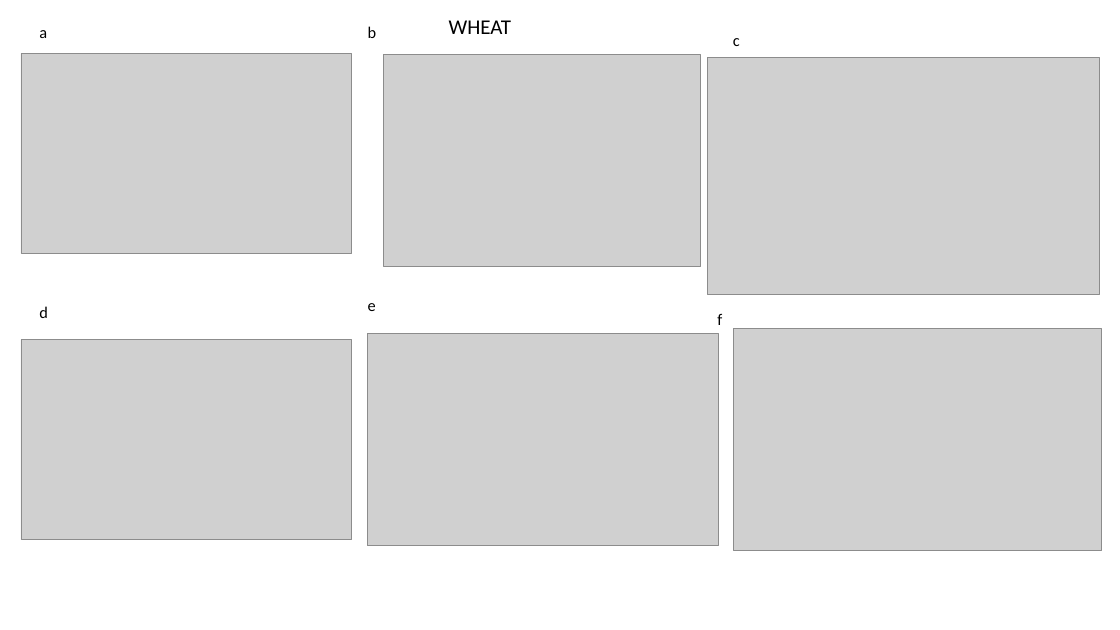
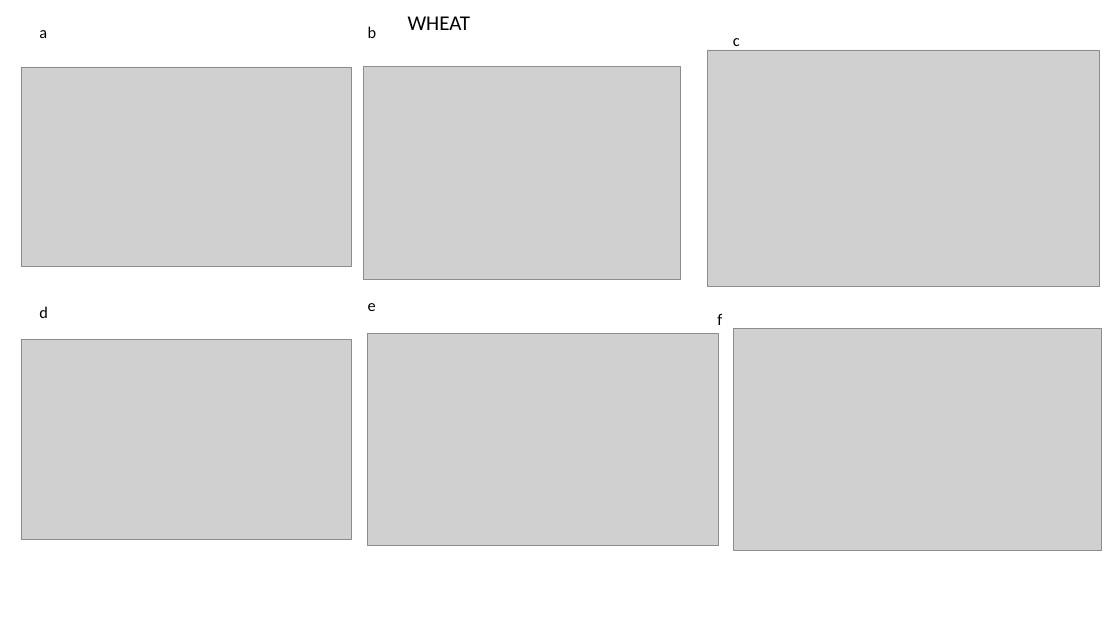
Before and after one commit to AntonUrfels/econ-sims-bihar, a slide deck: slide 11 of Planting date strategies under risk considerations_IGP_v2.pptx. Drawn at 1120x630 pixels with LibreOffice and Linux fonts; fonts in the diff are those of the drawing; grey boxes stand for pictures. Boxes give left, top, right and bottom in pixels: in the first picture for what was removed or moved away, otherwise in the second. Text is boxed around its words. In the diff, an @@ line names an element or a change of style, - is before the commit and + after.

```diff
--- a/Planting date strategies under risk considerations_IGP_v2.pptx
+++ b/Planting date strategies under risk considerations_IGP_v2.pptx
@@ text "WHEAT": place and size @@
-text "WHEAT" at <box>449,20,511,34</box>
+text "WHEAT" at <box>408,16,470,30</box>
@@ picture: place and size @@
-picture at <box>707,58,1099,295</box>
+picture at <box>707,50,1099,287</box>
@@ picture: place and size @@
-picture at <box>21,54,352,254</box>
+picture at <box>21,67,352,267</box>
@@ picture: place and size @@
-picture at <box>384,55,701,267</box>
+picture at <box>364,67,681,280</box>
```
Also in this commit, not shown: 1 other slide changed, 3 slides added, 41 other files.
